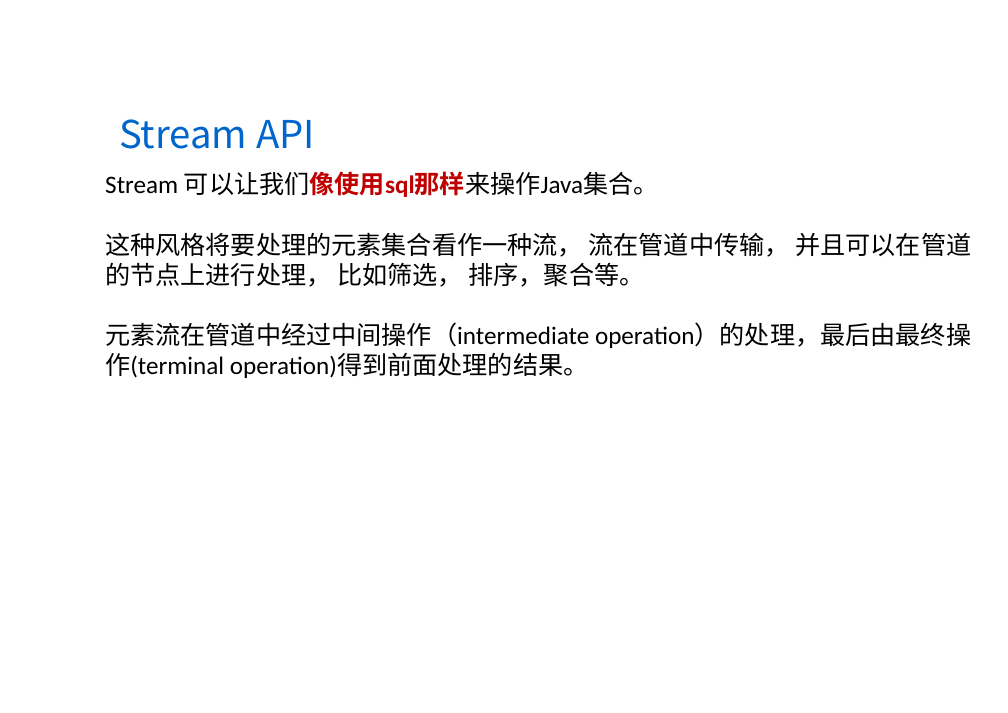
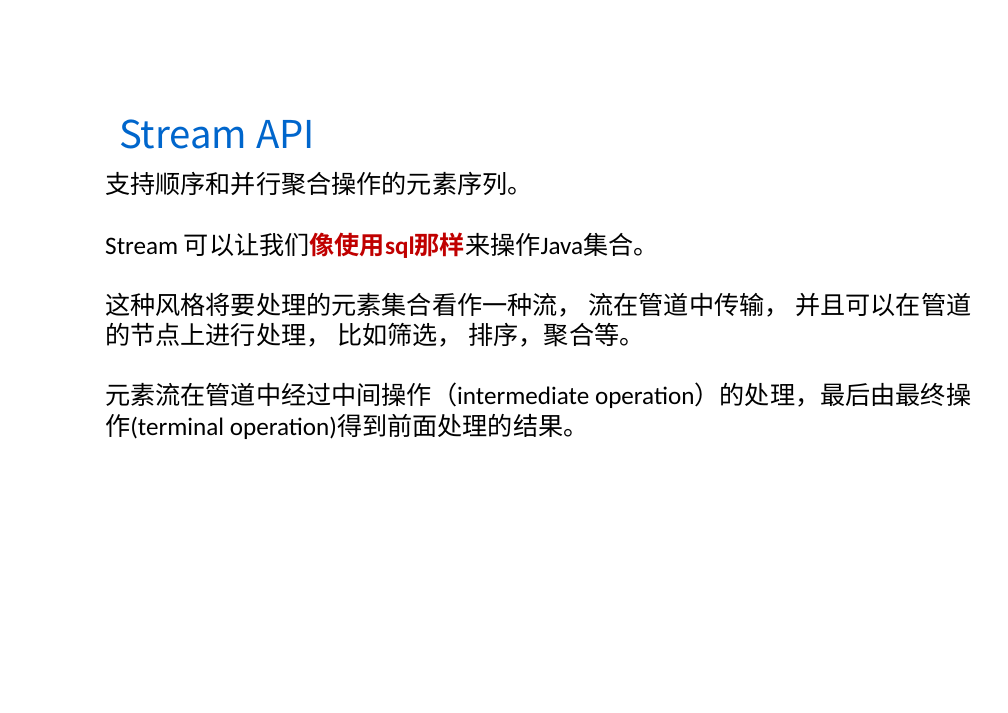
Before and after one commit to wanglei949758173/study, a slide deck: slide 13 of share/Java8(LambdaExpressions&StreamAPI).pptx. Drawn at 1008x713 pixels with LibreOffice and Linux fonts; fonts in the diff are those of the drawing; background and template pictures are left out. Boxes give left, top, right and bottom in pixels: in the first picture for what was removed or moved away, otherwise in the second. Text is boxed around its words. In the diff, an @@ line names an element or a change of style, - is before the commit and + after.

```diff
--- a/share/Java8(LambdaExpressions&StreamAPI).pptx
+++ b/share/Java8(LambdaExpressions&StreamAPI).pptx
@@ text at (105, 172, 532, 196): paragraph added @@
+支持顺序和并行聚合操作的元素序列。
```
Also in this commit, not shown: 4 other files.
